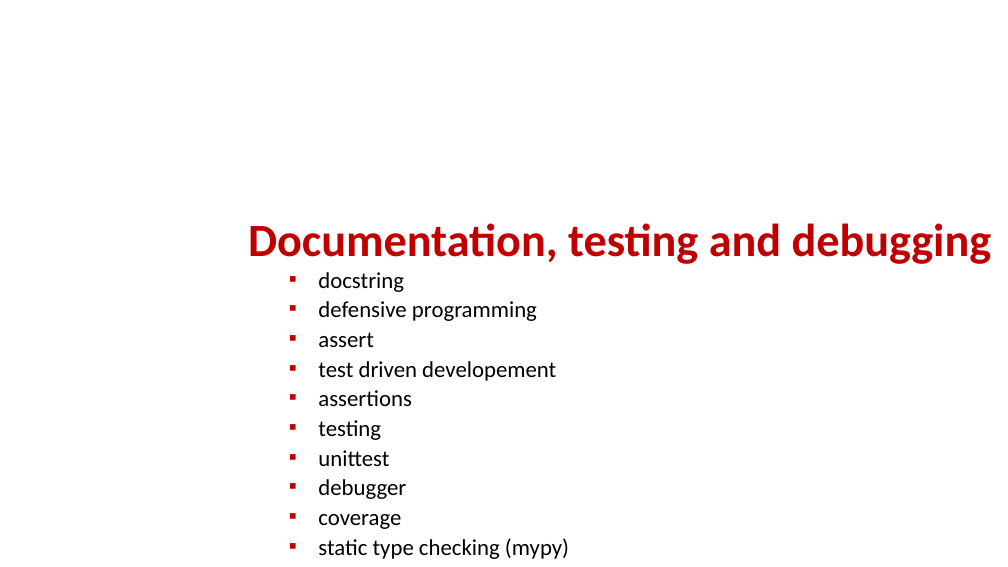
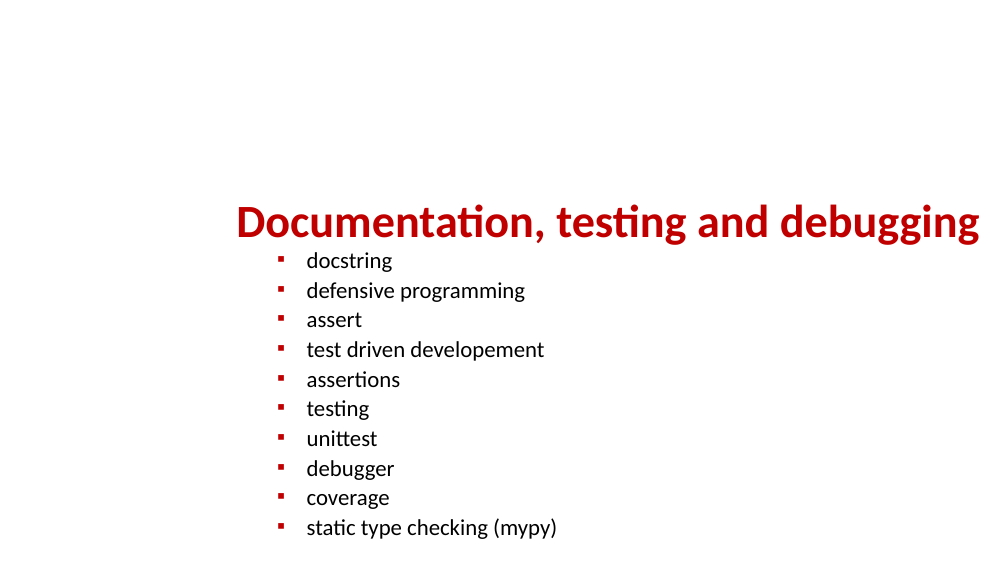
Before and after one commit to gsbrodal/gsbrodal.github.io, a slide deck: slide 1 of ipsa/slides/testing.pptx. Drawn at 1008x567 pixels with LibreOffice and Linux fonts; fonts in the diff are those of the drawing. Boxes give left, top, right and bottom in pixels: in the first picture for what was removed or moved away, otherwise in the second. Text is boxed around its words. In the diff, an @@ line names an element or a change of style, - is before the commit and + after.

Commit message:
testing slides

```diff
--- a/ipsa/slides/testing.pptx
+++ b/ipsa/slides/testing.pptx
@@ title "Documentation, testing and debugging": place and size @@
-title "Documentation, testing and debugging" at box(248, 223, 992, 264)
+title "Documentation, testing and debugging" at box(236, 204, 980, 245)
@@ text "docstring": place and size @@
-text "docstring" at box(318, 272, 569, 559)
+text "docstring" at box(307, 252, 557, 539)
```
Also in this commit, not shown: 19 other slides changed, 3 slides added, 1 slide removed, 4 other files.
